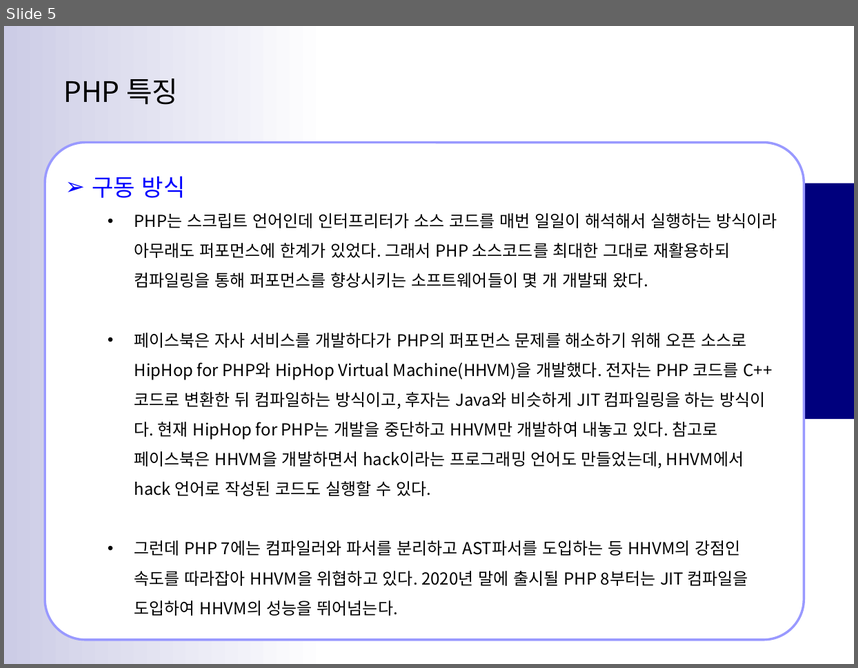
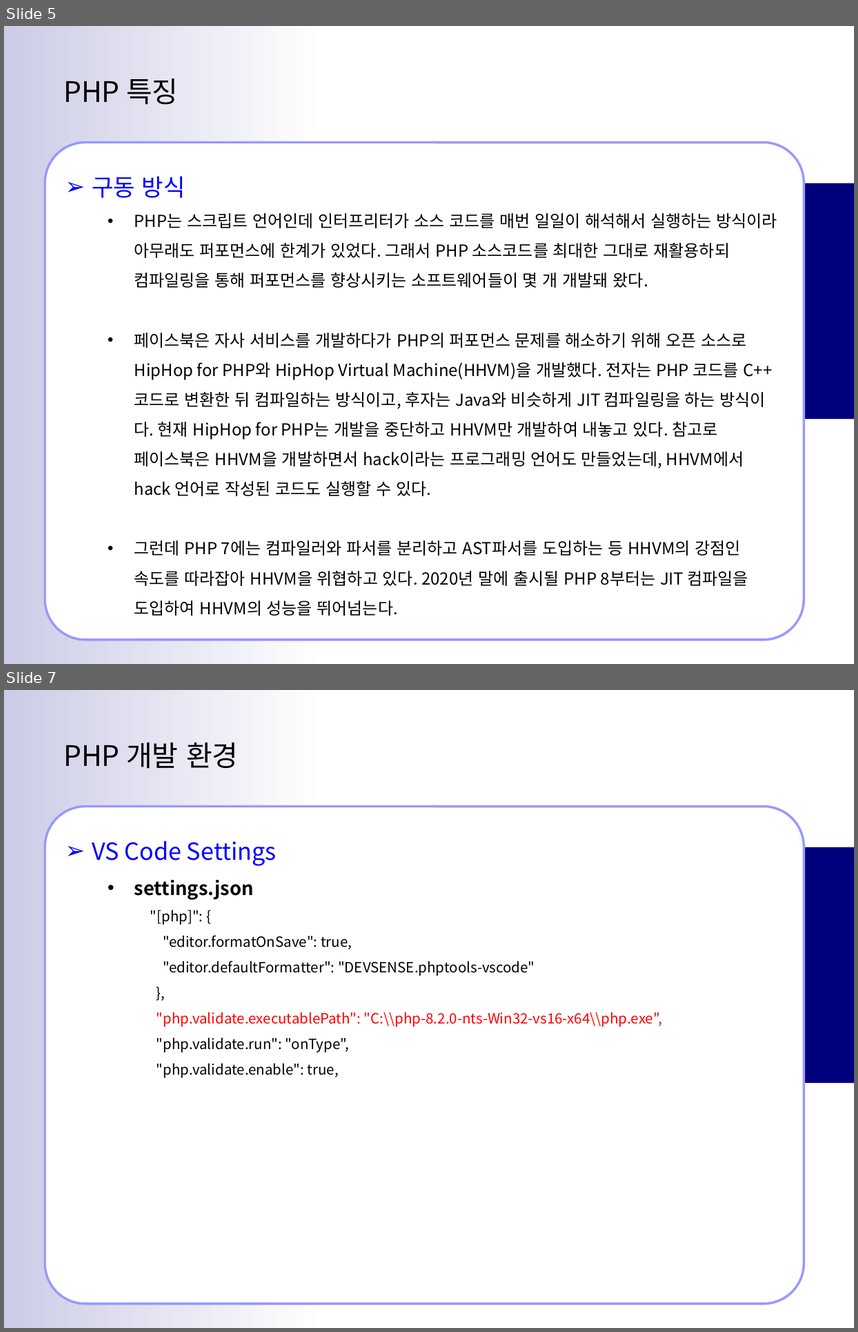
Before and after one commit to jsh-1235/Document, a slide deck: Back-End/PHP/PHP 시작하기.pptx. Shown one above the other, each under a label of ours: slide 5 before the commit, slides 5 and 7 after it; the slides between them are not shown. The pictures are 858x668 and 858x1332 pixels, drawn with LibreOffice and Linux fonts; fonts in the diff are those of the drawing; background and template pictures are left out. Boxes give left, top, right and bottom in pixels: in the first picture for what was removed or moved away, otherwise in the second. Text is boxed around its words. In the diff, an @@ line names an element or a change of style, - is before the commit and + after.

```diff
--- a/Back-End/PHP/PHP 시작하기.pptx
+++ b/Back-End/PHP/PHP 시작하기.pptx
@@ slide 7 added at [4, 690, 854, 1328], background #FFFFFF; not listed: 2 template elements that a slide beside it also shows @@
@@ text added at [63, 742, 239, 769], 24 pt, text #000000 @@
+PHP 개발 환경
@@ rounded rectangle added at [45, 807, 804, 1304], fill #FFFFFF, outline #9999FF 2 pt, 12 pt, text #000000 @@
+➢ VS Code Settings
+  • settings.json
+    "[php]": {
+    "editor.formatOnSave": true,
+    "editor.defaultFormatter": "DEVSENSE.phptools-vscode"
+    },
+    "php.validate.executablePath": "C:\\php-8.2.0-nts-Win32-vs16-x64\\php.exe",
+    "php.validate.run": "onType",
+    "php.validate.enable": true,
```
Also in this commit, not shown: 1 slide changed, 2 other slides added, 6 other files.
